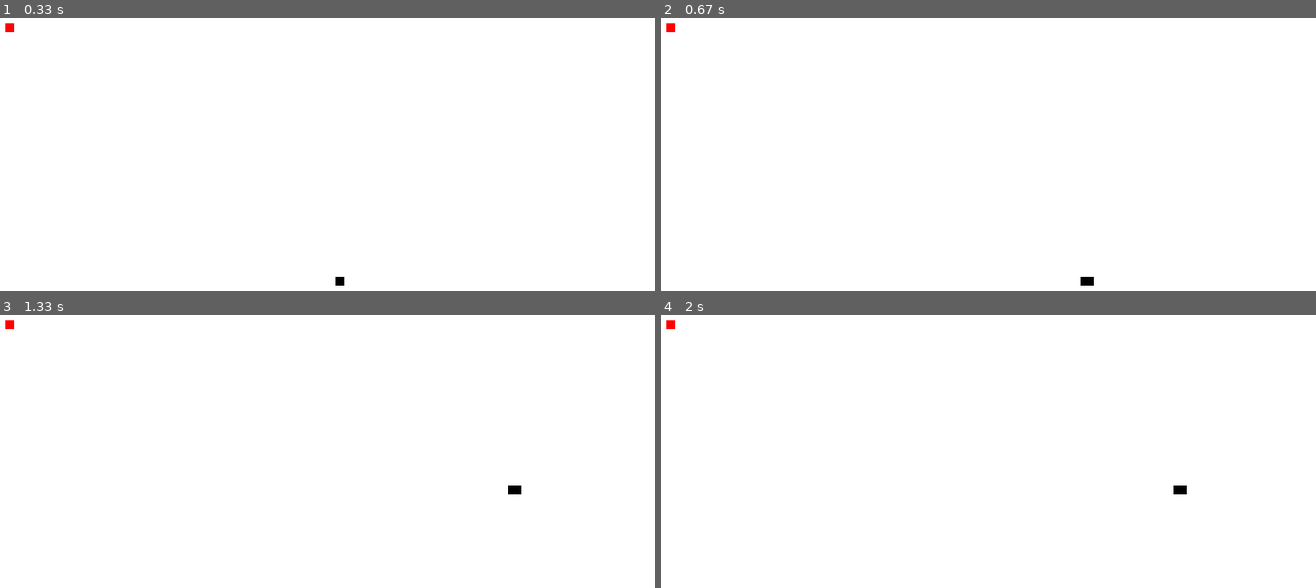
Above: before the commit, frames 1-4 (two rows, left to right).
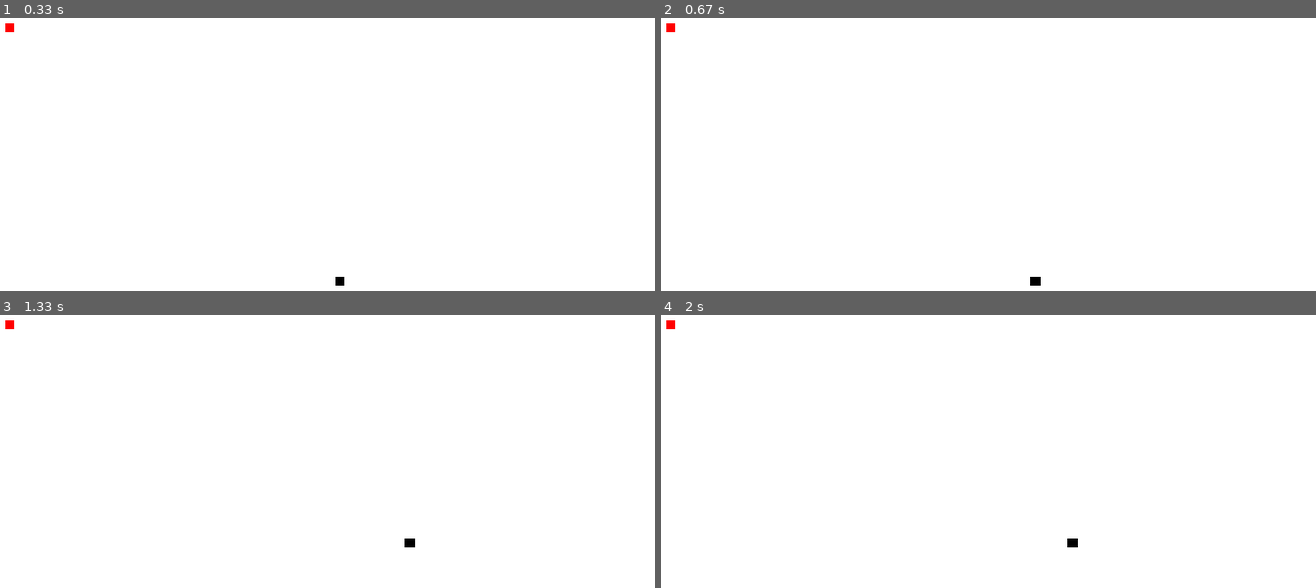
Above: after the commit, the same moments.

Repository: vamshigunji183/pygame
Game: pygame game, started from snakegame/snakegame.py
Same seed, same stepped clock (60 frames per second), same inputs: the game is played once before the commit and once after it.
Inputs:
- Up to frame 1 (0.33 s): no input
- Up to frame 2 (0.67 s): hold Right from 0.33 s (still down)
- Up to frame 3 (1.33 s): release Right at 0.8 s; hold Up 0.83-1.13 s; hold Right from 1.17 s (still down)
- Up to frame 4 (2 s): release Right at 1.63 s; hold Left from 1.67 s (still down)

Frame 1 is identical in both runs. In frame 2, 0.1% of the frame differs, in the area x 56-67%, y 94-99%; in frame 3, 0.1%; in frame 4, 0.1%.

Commit message:
Snake Game

Diff:
--- a/snakegame/snakegame.py
+++ b/snakegame/snakegame.py
@@ -56,16 +56,16 @@
 
             if event.type==pygame.KEYDOWN:
                 if event.key==pygame.K_LEFT:
-                    x_change=-5
+                    x_change=-2
                     y_change=0
                 if event.key==pygame.K_RIGHT:
-                    x_change= 5
+                    x_change= 2
                     y_change = 0
                 if event.key==pygame.K_UP:
-                    y_change= -5
+                    y_change= -2
                     x_change = 0
                 if event.key==pygame.K_DOWN:
-                    y_change= 5
+                    y_change= 2
                     x_change = 0
 
             '''if event.type==pygame.KEYUP:
